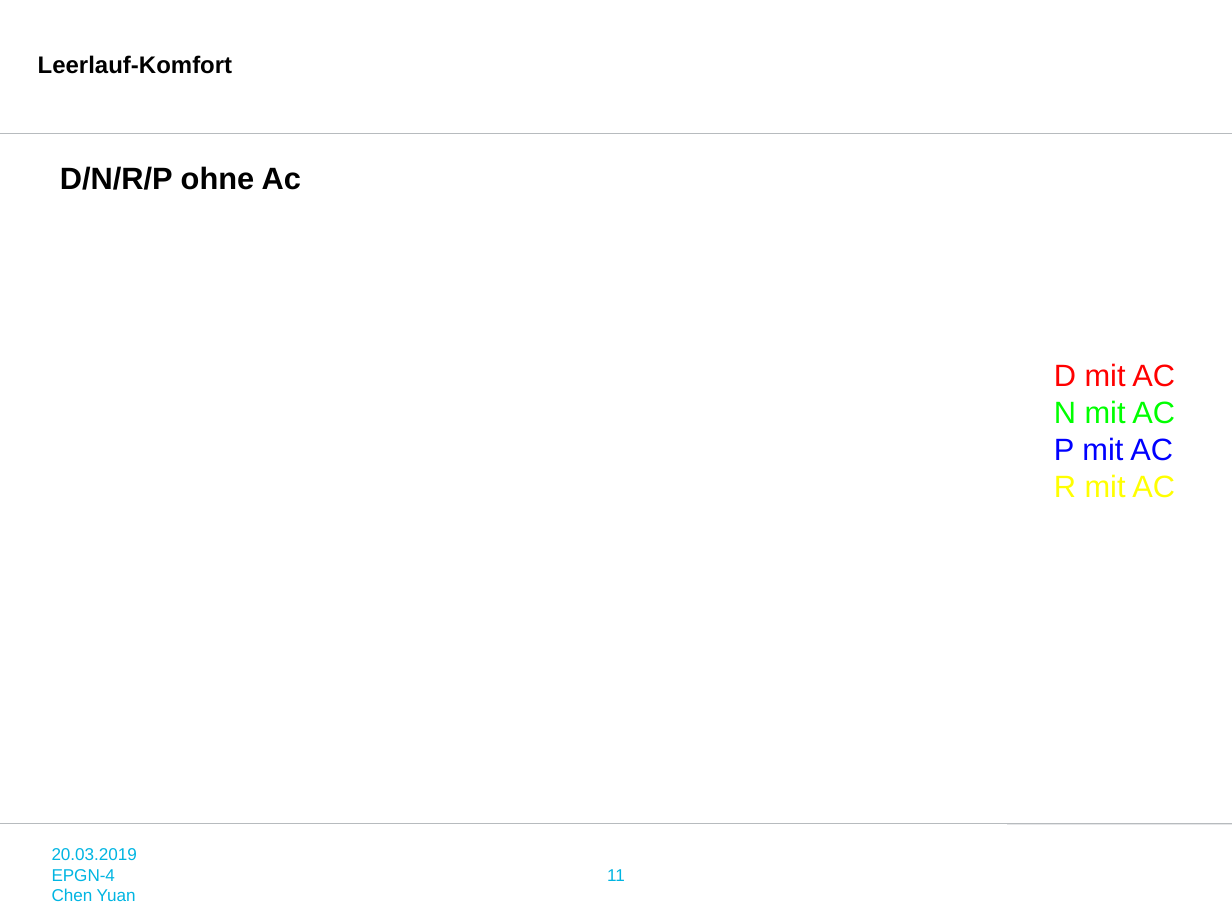
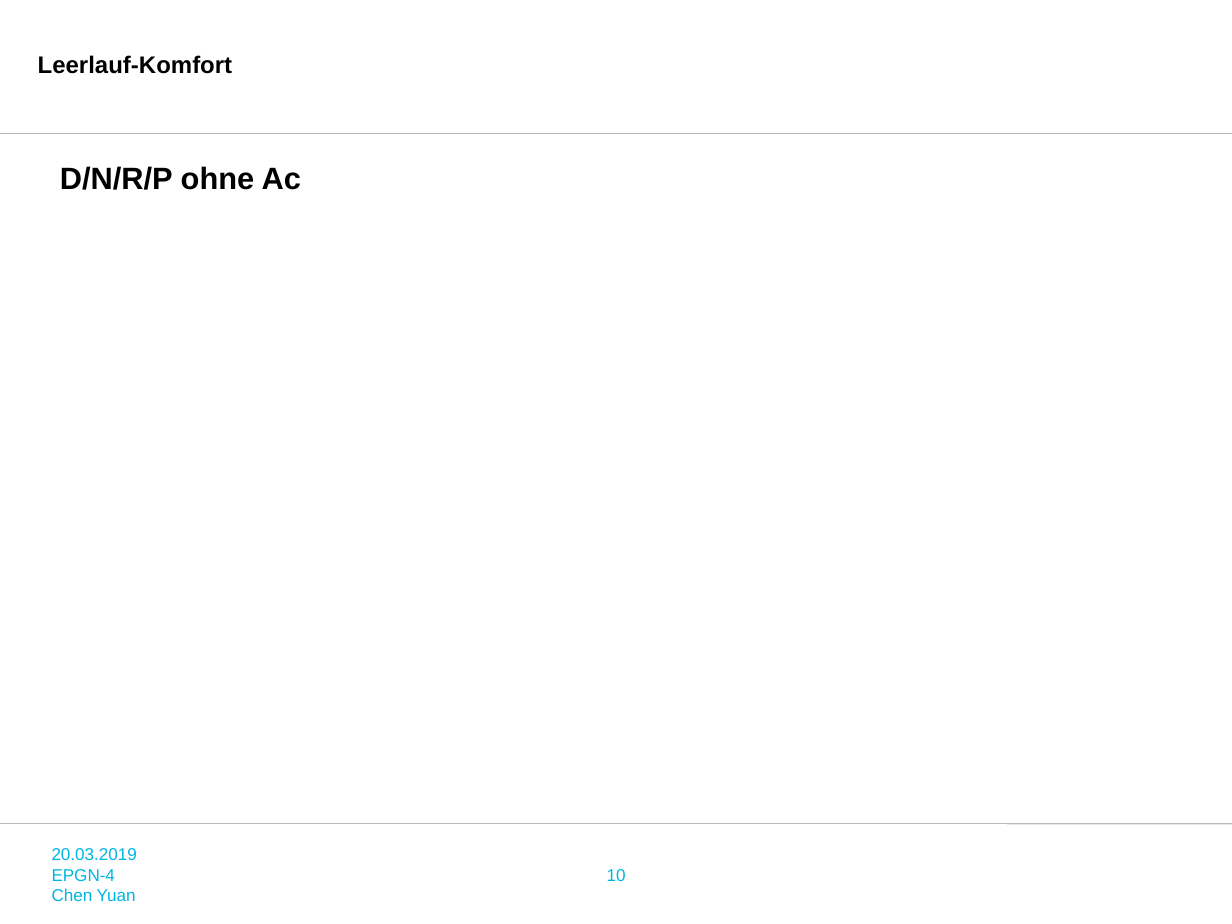
Before and after one commit to zhangxingjing/EPGN_INFO, a slide deck: slide 10 of epgn_info/epgn_info/apps/calculate/PPTModel/4zuo.pptx (slide 11 before the commit). Drawn at 1232x924 pixels with LibreOffice and Linux fonts; fonts in the diff are those of the drawing; background and template pictures are left out. Boxes give left, top, right and bottom in pixels: in the first picture for what was removed or moved away, otherwise in the second. Text is boxed around its words. In the diff, an @@ line names an element or a change of style, - is before the commit and + after.

```diff
--- a/epgn_info/epgn_info/apps/calculate/PPTModel/4zuo.pptx
+++ b/epgn_info/epgn_info/apps/calculate/PPTModel/4zuo.pptx
@@ text removed at <box>1054,363,1175,498</box> @@
-D mit AC
-N mit AC
-P mit AC
-R mit AC
@@ page number at <box>607,869,626,881</box>: text changed @@
-11
+10
```
Also in this commit, not shown: 6 other slides changed, 4 slides added, 5 slides removed, 7 other files.
